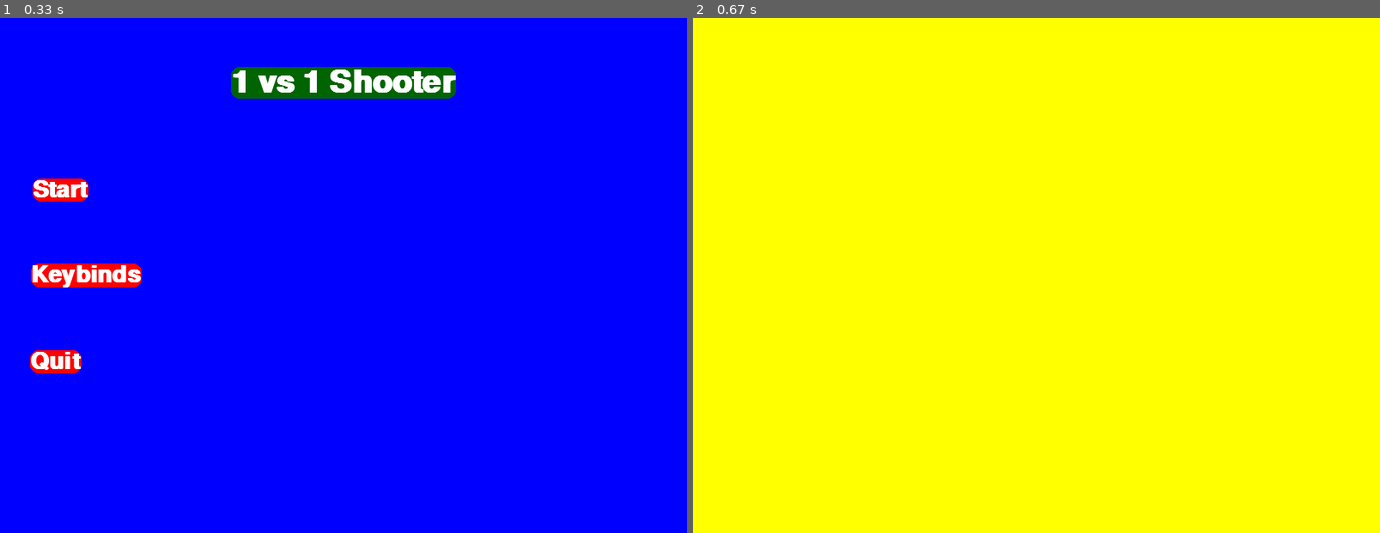
Above: before the commit, frames 1-2 (left to right).
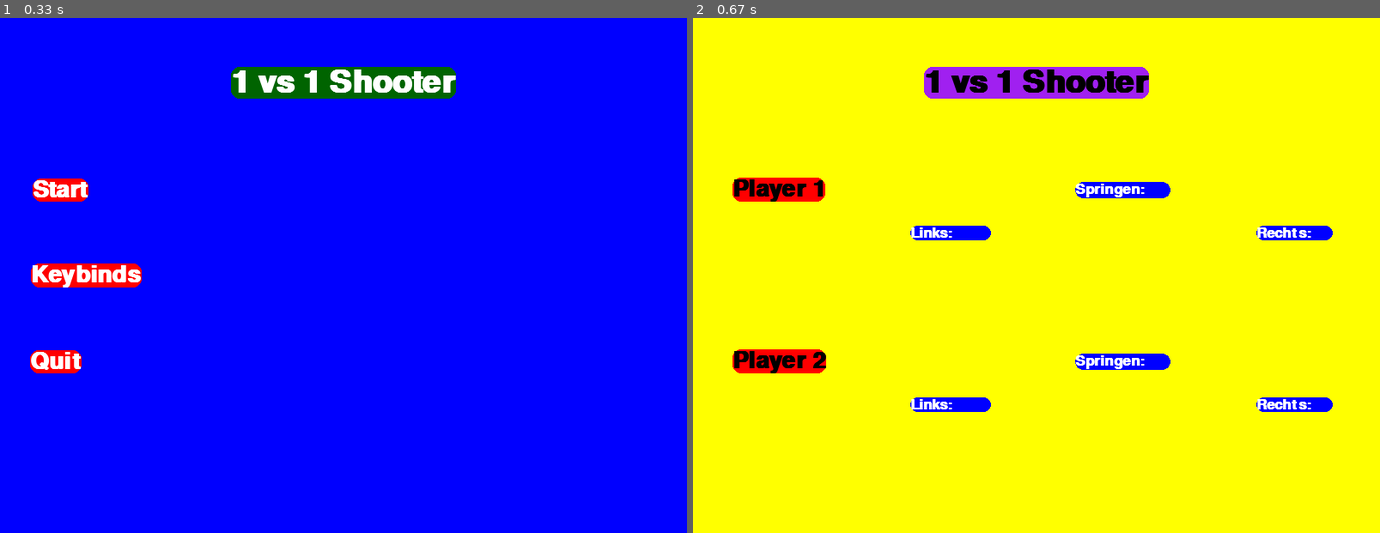
Above: after the commit, the same moments.

Repository: 25-26-1AHIF/pygameproject-1v1_shooter
Game: pygame game, started from main.py
Two runs of this game, one before a commit and one after it. Both use one fixed random seed, a clock stepped at 60 frames per second and the inputs below.
Inputs:
- Up to frame 1 (0.33 s): no input
- Up to frame 2 (0.67 s): click "Keybinds" at 0.38 s

Frame 1 is identical in both runs. In frame 2, 5.3% of the frame differs, in the area x 5-94%, y 9-77%.

Commit message:
Keybinds angefangen

Diff:
--- a/GameVariables/GameVariables.py
+++ b/GameVariables/GameVariables.py
@@ -14,7 +14,7 @@
         pygame.init()
         GameVariables.FONT_BIG = pygame.sysfont.SysFont(name="comic sans", size=55, bold = True)
         GameVariables.FONT_MIDDLE =  pygame.sysfont.SysFont(name="comic sans", size=40, bold = True)
-        GameVariables.FONT_SMALL =  pygame.sysfont.SysFont(name="comic sans", size=14, bold = True)
+        GameVariables.FONT_SMALL =  pygame.sysfont.SysFont(name="comic sans", size=25, bold = True)
 
 class GameScreens:
     MENUE = "MENUE"
--- a/main.py
+++ b/main.py
@@ -59,8 +59,9 @@
     pygame.init()
     pygame.display.set_caption("||| 🔫 1vs1 Shooter 🔫 ||| PAUSE |||")
 
-    pause_text = gv.FONT_BIG.render("GAME PAUSIERT", True, "white")
-    leer_text = gv.FONT_MIDDLE.render("Leertaste um Fortzufahren", True, "purple")
+    titel_text = gv.FONT_BIG.render("1 vs 1 Shooter", True, "white")
+    pause_text = gv.FONT_BIG.render("GAME PAUSIERT", True, "black")
+    leer_text = gv.FONT_MIDDLE.render("Leertaste um Fortzufahren", True, "black")
 
     running = True
     while running:
@@ -72,8 +73,9 @@
                if event.key == pygame.K_SPACE:
                    return gs.PLAY
         screen.fill("green")
-        screen.blit(pause_text, (150,100))
-        screen.blit(leer_text, (150, 400))
+        screen.blit(pause_text, (150,175))
+        screen.blit(leer_text, (125, 400))
+        screen.blit(titel_text, (175, 50))
         clock.tick(gv.FPS)
         pygame.display.flip()
 
@@ -83,7 +85,33 @@
 
 def settings_screen(screen: pygame.Surface ,clock: pygame.time.Clock):
     pygame.init()
-    pygame.display.set_caption("||| 🔫 1vs1 Shooter 🔫 ||| Settings |||")
+    pygame.display.set_caption("||| 🔫 1vs1 Shooter 🔫 ||| SETTINGS |||")
+
+
+    titel_text = gv.FONT_BIG.render("1 vs 1 Shooter", True, "black")
+    Player_1_text = gv.FONT_MIDDLE.render("Player 1", True, "black")
+    Player_2_text = gv.FONT_MIDDLE.render("Player 2", True, "black")
+
+
+    titel_text_rect = titel_text.get_rect(center=(gv.SCREEN_WIDTH / 2, 75))
+    Player_1_text_rect = Player_1_text.get_rect(center=(100, 200))
+    Player_2_text_rect = Player_2_text.get_rect(center=(100, 400))
+
+    P1_springen = gv.FONT_SMALL.render("Springen:      ", True, "white")
+    P1_rechts = gv.FONT_SMALL.render("Rechts:      ", True, "white")
+    P1_links = gv.FONT_SMALL.render("Links:        ", True, "white")
+
+    P2_springen = gv.FONT_SMALL.render("Springen:      ", True, "white")
+    P2_rechts = gv.FONT_SMALL.render("Rechts:      ", True, "white")
+    P2_links = gv.FONT_SMALL.render("Links:        ", True, "white")
+
+    P1_springen_rect = P1_springen.get_rect(center=(500, 200))
+    P1_rechts_rect = P1_rechts.get_rect(center=(300, 250))
+    P1_links_rect = P1_links.get_rect(center=(700, 250))
+
+    P2_springen_rect = P2_springen.get_rect(center=(500, 400))
+    P2_rechts_rect = P2_rechts.get_rect(center=(300, 450))
+    P2_links_rect = P2_links.get_rect(center=(700, 450))
 
     running = True
     while running:
@@ -94,6 +122,28 @@
                if event.key == pygame.K_ESCAPE:
                    return gs.MENUE
         screen.fill("yellow")
+
+        pygame.draw.rect(screen, "red", Player_1_text_rect, border_radius=10)
+        pygame.draw.rect(screen, "red", Player_2_text_rect, border_radius=10)
+        pygame.draw.rect(screen, "purple", titel_text_rect, border_radius=10)
+        screen.blit(titel_text, titel_text_rect)
+        screen.blit(Player_1_text, Player_1_text_rect)
+        screen.blit(Player_2_text, Player_2_text_rect)
+
+        pygame.draw.rect(screen, "blue", P1_springen_rect, border_radius=10)
+        pygame.draw.rect(screen, "blue", P1_links_rect, border_radius=10)
+        pygame.draw.rect(screen, "blue", P1_rechts_rect, border_radius=10)
+        screen.blit(P1_springen, P1_springen_rect)
+        screen.blit(P1_rechts, P1_links_rect)
+        screen.blit(P1_links, P1_rechts_rect)
+
+        pygame.draw.rect(screen, "blue", P2_springen_rect, border_radius=10)
+        pygame.draw.rect(screen, "blue", P2_links_rect, border_radius=10)
+        pygame.draw.rect(screen, "blue", P2_rechts_rect, border_radius=10)
+        screen.blit(P2_springen, P2_springen_rect)
+        screen.blit(P2_rechts, P2_links_rect)
+        screen.blit(P2_links, P2_rechts_rect)
+
         clock.tick(gv.FPS)
         pygame.display.flip()
 
